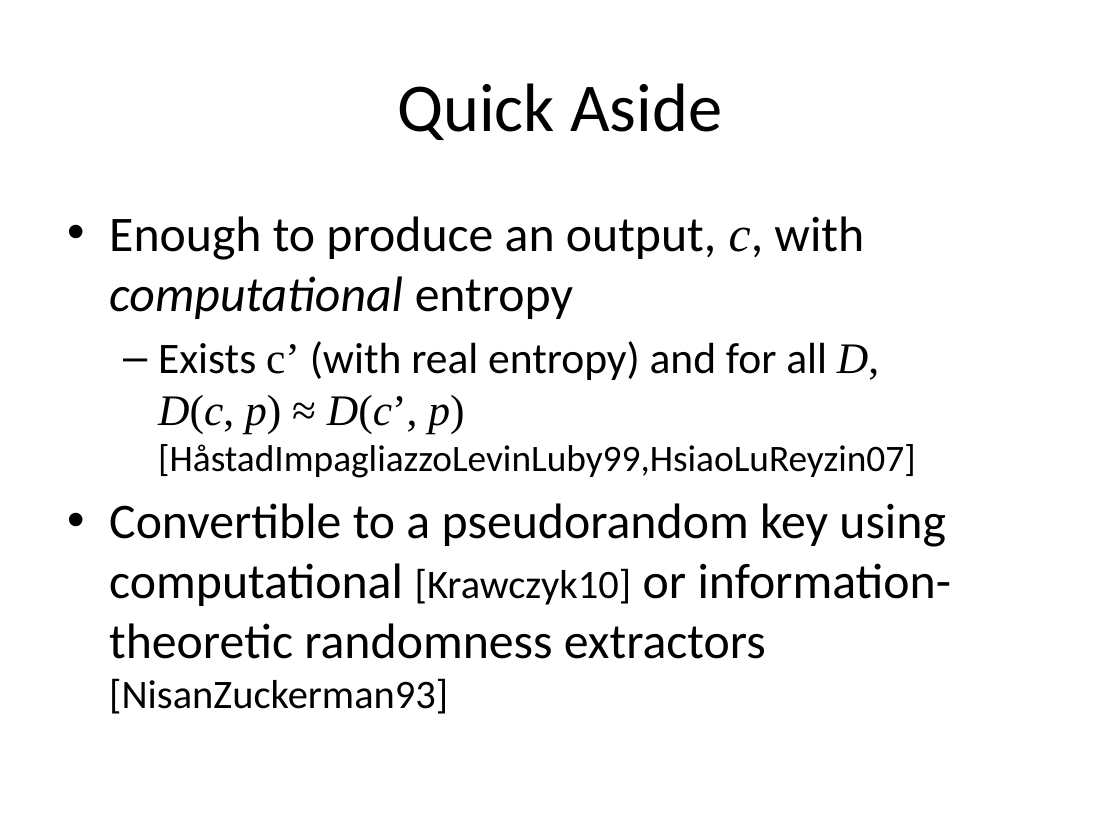
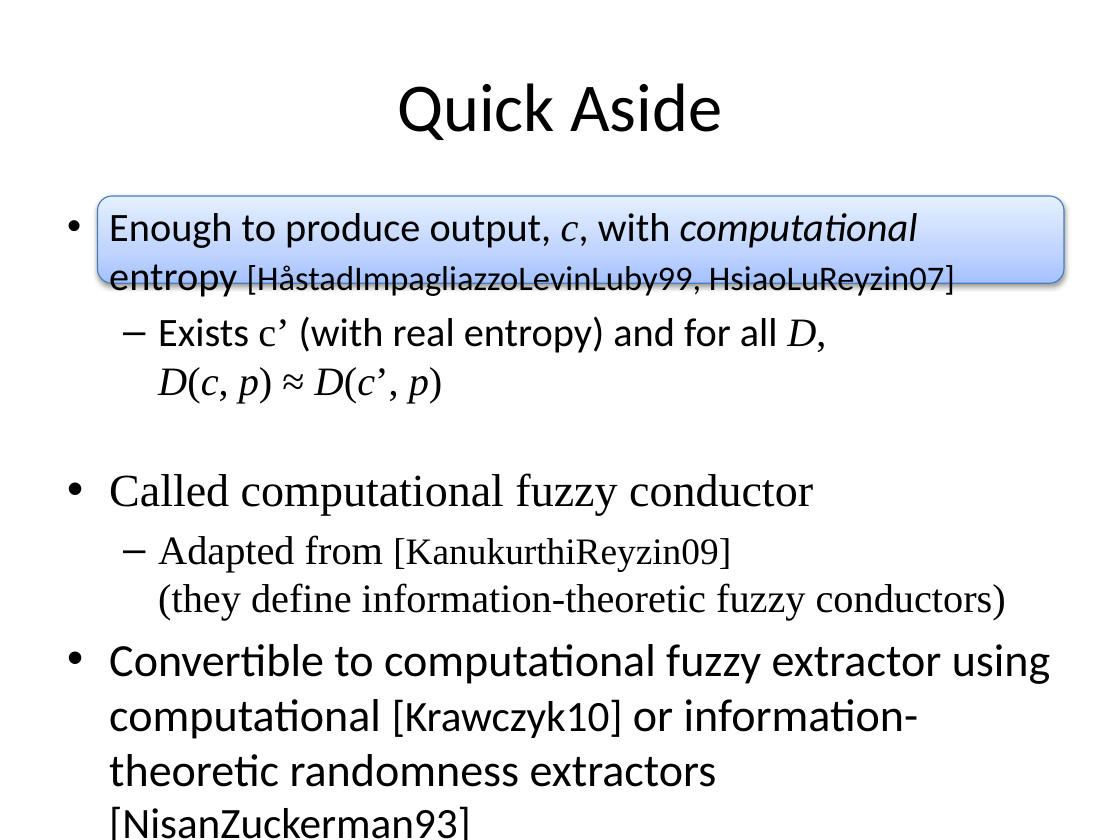
Before and after one commit to xianruimeng/comp-fuzzy-ext, a slide deck: slide 8 of constantRate/KeyDerivationWithNegativeUsable.pptx. Drawn at 1120x840 pixels with LibreOffice and Linux fonts; fonts in the diff are those of the drawing. Boxes give left, top, right and bottom in pixels: in the first picture for what was removed or moved away, otherwise in the second. Text is boxed around its words. In the diff, an @@ line names an element or a change of style, - is before the commit and + after.

```diff
--- a/constantRate/KeyDerivationWithNegativeUsable.pptx
+++ b/constantRate/KeyDerivationWithNegativeUsable.pptx
@@ rounded rectangle added at [97,196,1064,283], fill gradient #A4C4FF to #BFD4FF to #E6EEFF, outline #4B7EBC 0.75 pt @@
@@ text at [109,213,1051,739]: text changed; size 32 to 25.9 pt @@
-• Enough to produce an output, c, with computational entropy
-  – Exists c’ (with real entropy) and for all D,
-    D(c, p) ≈ D(c’, p)
-    [HåstadImpagliazzoLevinLuby99,HsiaoLuReyzin07]
-• Convertible to a pseudorandom key using computational [Krawczyk10] or information-theoretic randomness extractors [NisanZuckerman93]
+  • Enough to produce output, c, with computational entropy [HåstadImpagliazzoLevinLuby99, HsiaoLuReyzin07]
+  – Exists c’ (with real entropy) and for all D,
+    D(c, p) ≈ D(c’, p)
+• Called computational fuzzy conductor
+  – Adapted from [KanukurthiReyzin09]
+    (they define information-theoretic fuzzy conductors)
+• Convertible to computational fuzzy extractor using computational [Krawczyk10] or information-theoretic randomness extractors [NisanZuckerman93]
```
Also in this commit, not shown: 14 other slides changed, 11 slides added.
